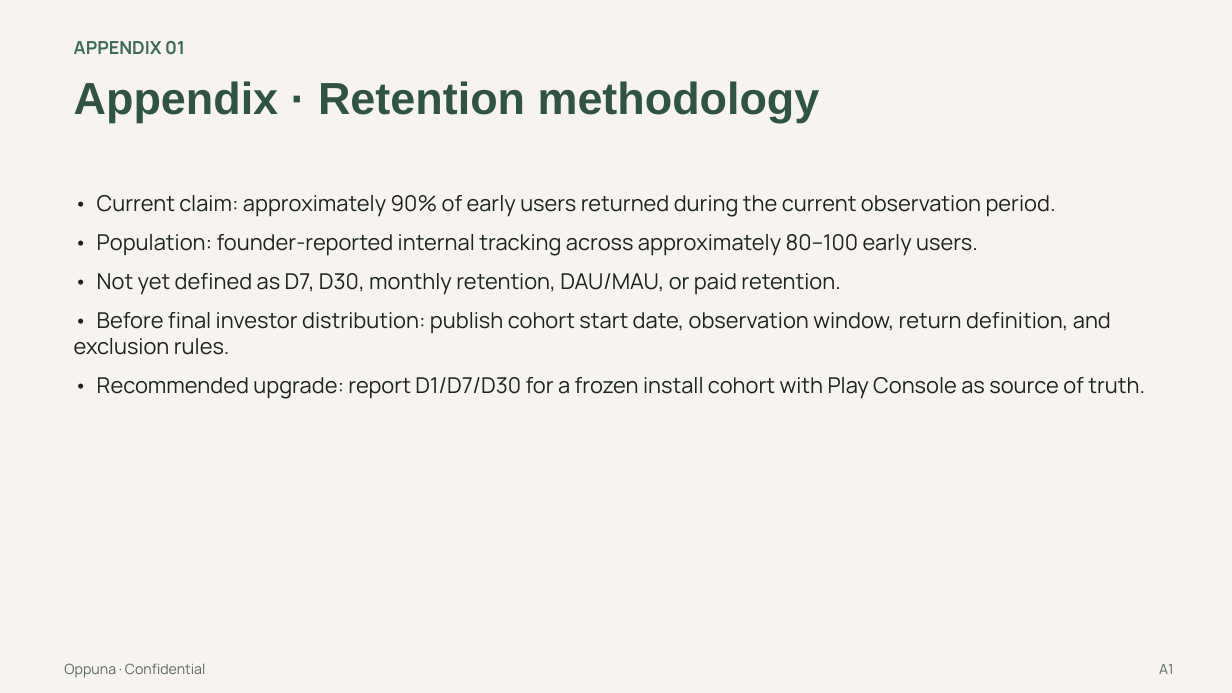
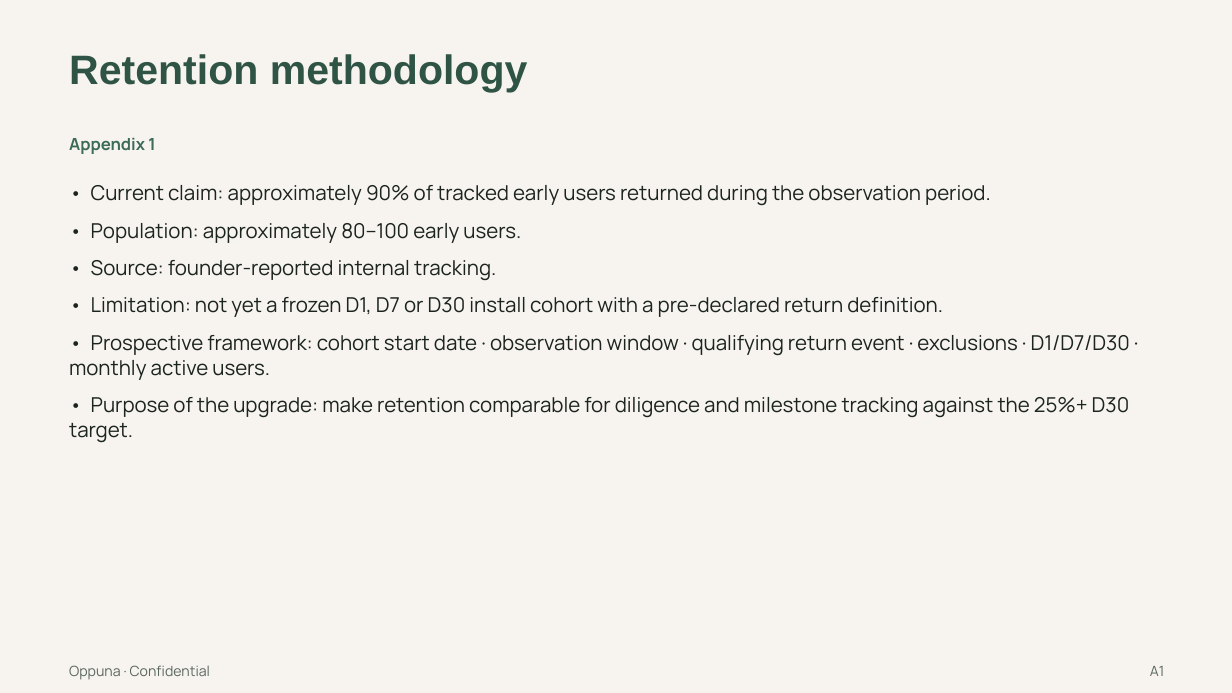
Before and after one commit to kaushik-i-b/oppuna, a slide deck: slide 15 of site/investor/Oppuna-Investor-Pitch-Deck.pptx. Drawn at 1232x693 pixels with LibreOffice and Linux fonts; fonts in the diff are those of the drawing. Boxes give left, top, right and bottom in pixels: in the first picture for what was removed or moved away, otherwise in the second. Text is boxed around its words. In the diff, an @@ line names an element or a change of style, - is before the commit and + after.

```diff
--- a/site/investor/Oppuna-Investor-Pitch-Deck.pptx
+++ b/site/investor/Oppuna-Investor-Pitch-Deck.pptx
@@ text at (69, 54, 528, 92): text changed; size 14 to 32 pt; font Manrope to Arial; text colour #3D6B5A to #2F5446 @@
-APPENDIX 01
+Retention methodology
@@ text at (69, 137, 155, 154): text changed; size 35 to 13 pt; font Arial to Manrope; text colour #2F5446 to #3D6B5A @@
-Appendix · Retention methodology
+Appendix 1
@@ text at (69, 185, 1130, 443): text changed; size 17 to 16 pt @@
-• Current claim: approximately 90% of early users returned during the current observation period.
-• Population: founder-reported internal tracking across approximately 80–100 early users.
-• Not yet defined as D7, D30, monthly retention, DAU/MAU, or paid retention.
-• Before final investor distribution: publish cohort start date, observation window, return definition, and exclusion rules.
-• Recommended upgrade: report D1/D7/D30 for a frozen install cohort with Play Console as source of truth.
+• Current claim: approximately 90% of tracked early users returned during the observation period.
+• Population: approximately 80–100 early users.
+• Source: founder-reported internal tracking.
+• Limitation: not yet a frozen D1, D7 or D30 install cohort with a pre-declared return definition.
+• Prospective framework: cohort start date · observation window · qualifying return event · exclusions · D1/D7/D30 · monthly active users.
+• Purpose of the upgrade: make retention comparable for diligence and milestone tracking against the 25%+ D30 target.
@@ text "Oppuna · Confidential": place and size @@
-text "Oppuna · Confidential" at (64, 663, 205, 678)
+text "Oppuna · Confidential" at (69, 665, 210, 680)
@@ text "A1": place and size @@
-text "A1" at (1159, 664, 1173, 674)
+text "A1" at (1150, 666, 1164, 676)
```
Also in this commit, not shown: 4 other slides changed, 13 slides added, 12 slides removed, 9 other files.
